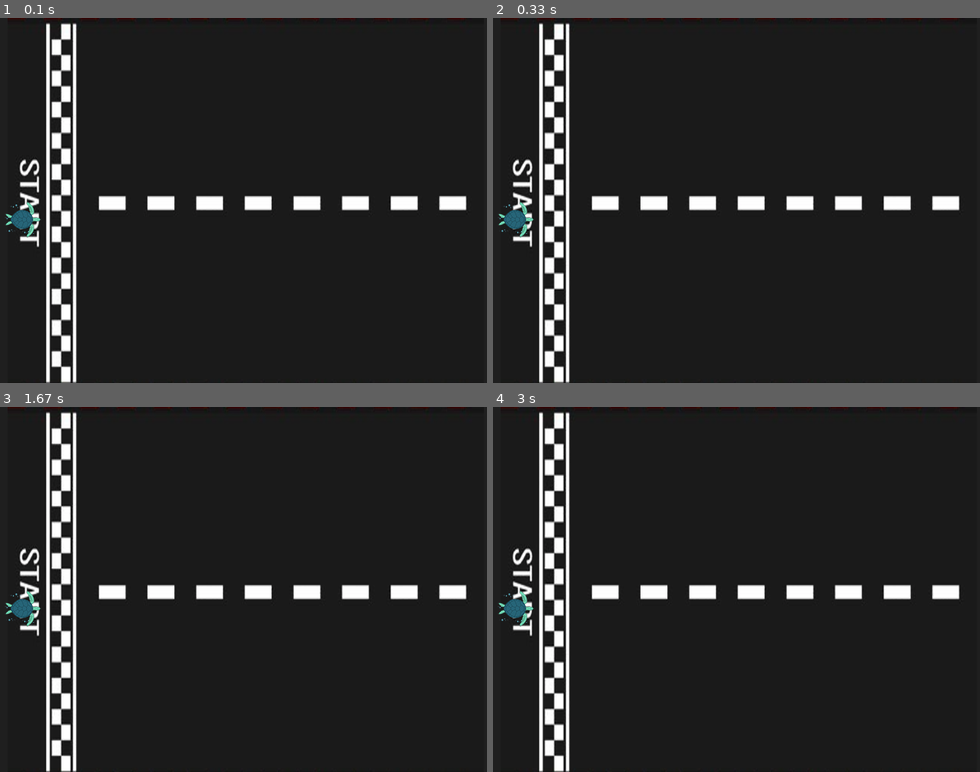
Above: before the commit, frames 1-4 (two rows, left to right).
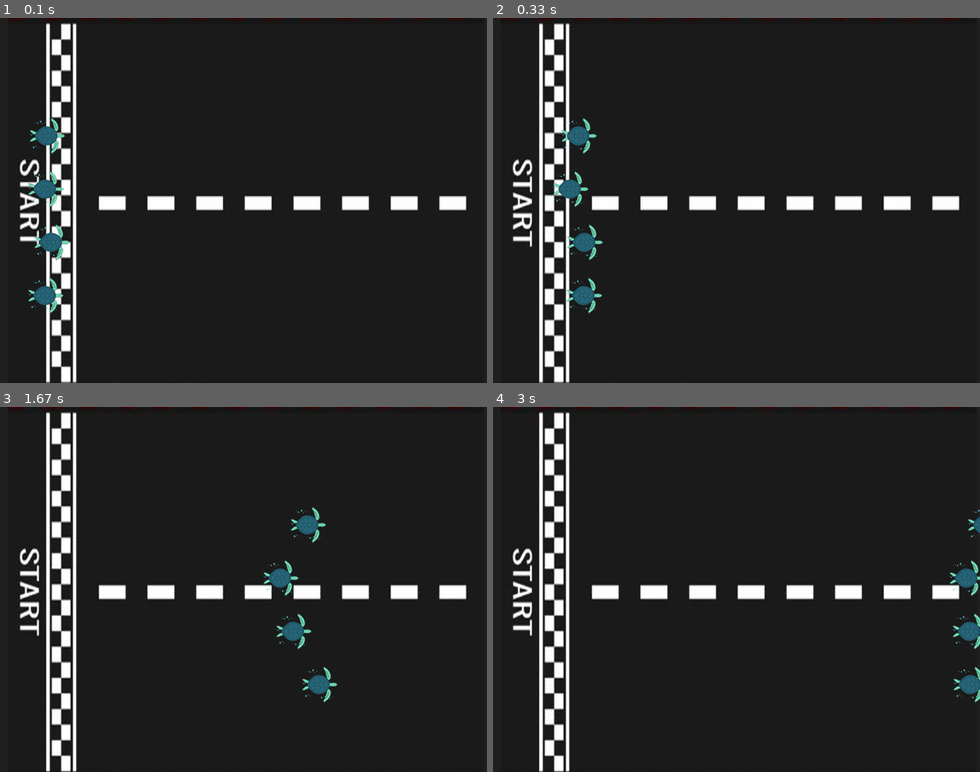
Above: after the commit, the same moments.

Repository: IrenaVent/pygamepredoot
Game: pygame game, started from game.py
Two runs of this game, one before a commit and one after it. Both use one fixed random seed, a clock stepped at 60 frames per second and the inputs below.
Inputs:
- Up to frame 1 (0.1 s): no input
- Up to frame 2 (0.33 s): no input
- Up to frame 3 (1.67 s): no input
- Up to frame 4 (3 s): no input

The runs differ from the first frame. In frame 1, 1.5% of the frame differs, in the area x 1-15%, y 27-82%; in frame 2, 1.5%; in frame 3, 1.5%; in frame 4, 1.2%.

Commit message:
while True self.close

Diff:
--- a/game.py
+++ b/game.py
@@ -4,7 +4,7 @@
 class Runner():
     def __init__(self, x=0, y=0):
         self.custome = pygame.image.load("./runner.png")
-        self.position = (x, y)
+        self.position = [x, y]
         self.name = "Tortuga"
 
     def avanzar(self):
@@ -13,6 +13,8 @@
 class Game():
 
     runners = []
+    __posY = (130, 200, 270, 340)
+    __names = ("Irena", "Óscar", "Kun", "Alejandro")
     __startLine = 5
     __finishLine = 620
 
@@ -22,16 +24,17 @@
         pygame.display.set_caption("Carrera de tortugas")
         self.background = pygame.image.load("./pista.png")
 
-        firstRunner= Runner(self.__startLine, 240)
-        firstRunner.name = "Speedy"
-        self.runners.append(firstRunner)
+        for i in range (4):
+            theRunner= Runner(self.__startLine, self.__posY[i])
+            theRunner.name = self.__names[i]
+            self.runners.append(theRunner)
+
+    def close(self):
+        pygame.quit()
 
     def competir(self):
 
-        pygame.init()
-        x = 0
         gameOver = False
-
 
         while not gameOver:
             # comprobación eventos
@@ -39,13 +42,26 @@
                 if event.type == pygame.QUIT:
                     gameOver = True
 
+            for activeRunner in self.runners:
+                activeRunner.avanzar()
+                if activeRunner.position[0] >= self.__finishLine:
+                    print(f"{activeRunner.name} ha ganado!")
+                    gameOver = True
+
             self.__screen.blit(self.background, (0, 0))
-            self.__screen.blit(self.runners[0].custome, self.runners[0].position)
+
+            for runner in self.runners:
+                self.__screen.blit(runner.custome,runner.position)
 
             pygame.display.flip()
 
-        pygame.quit()
+        while True:
+            for event in pygame.event.get():
+                if event.type == pygame.QUIT:
+                    self.close()
+
 
 if __name__ == "__main__":
+    pygame.init()
     juego = Game()
     juego.competir()
